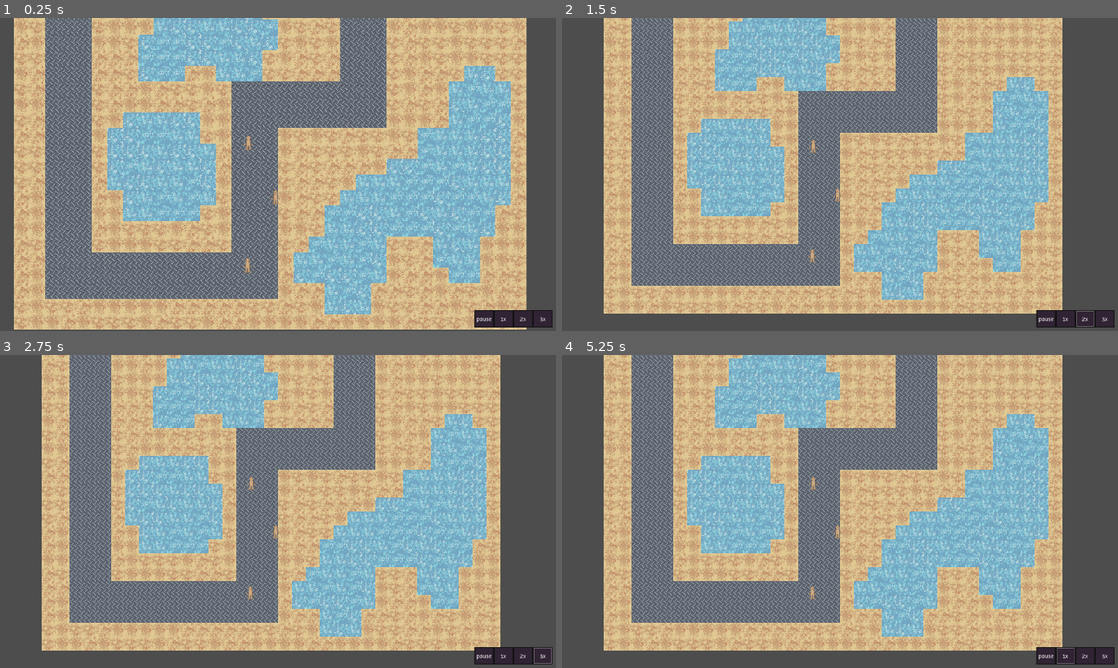
Above: before the commit, frames 1-4 (two rows, left to right).
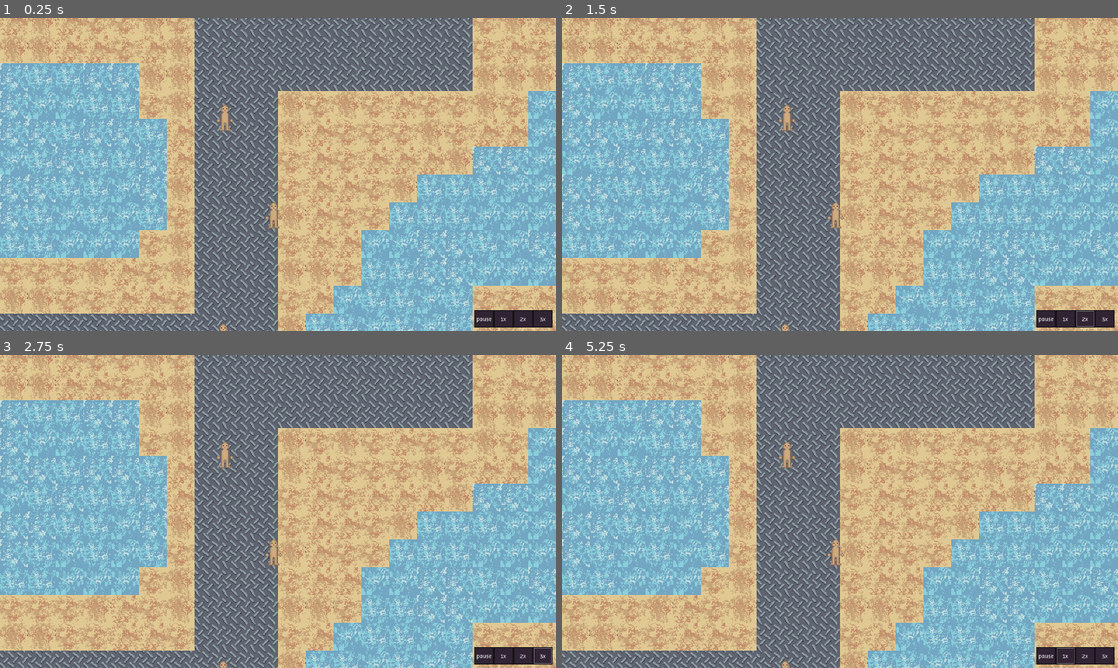
Above: after the commit, the same moments.

Repository: Just-a-Unity-Dev/achei
Game: Godot game, scene res://game.tscn
Same seed, same stepped clock (60 frames per second), same inputs: the game is played once before the commit and once after it. The engine's default icon, where the game draws it, is replaced by a stand-in: a white triangle on a blue panel in a dark square.
Inputs:
- Up to frame 1 (0.25 s): no input
- Up to frame 2 (1.5 s): click "1x" at 0.5 s; click "2x" at 1.25 s
- Up to frame 3 (2.75 s): click "3x" at 2 s
- Up to frame 4 (5.25 s): click "1x" at 2.75 s; click "2x" at 3.5 s; click "3x" at 4.25 s; click "1x" at 5 s

The runs differ from the first frame. In frame 1, 79% of the frame differs, in the area x 0-100%, y 0-100%; in frame 2, 82%; in frame 3, 82%; in frame 4, 82%.

Commit message:
change default zoom

Diff:
--- a/scripts/camera_2d.gd
+++ b/scripts/camera_2d.gd
@@ -4,9 +4,9 @@
 # TODO: Mouse interactions / verb handling should be delegated to their own nodes
 
 #region Zoom
-var _target_zoom: float = 1.0
+var _target_zoom: float = 2.0
 const MIN_ZOOM: float = 0.2
-const MAX_ZOOM: float = 2
+const MAX_ZOOM: float = 4
 const ZOOM_INCREMENT: float = 0.1
 const ZOOM_RATE: float = 8.0
 
